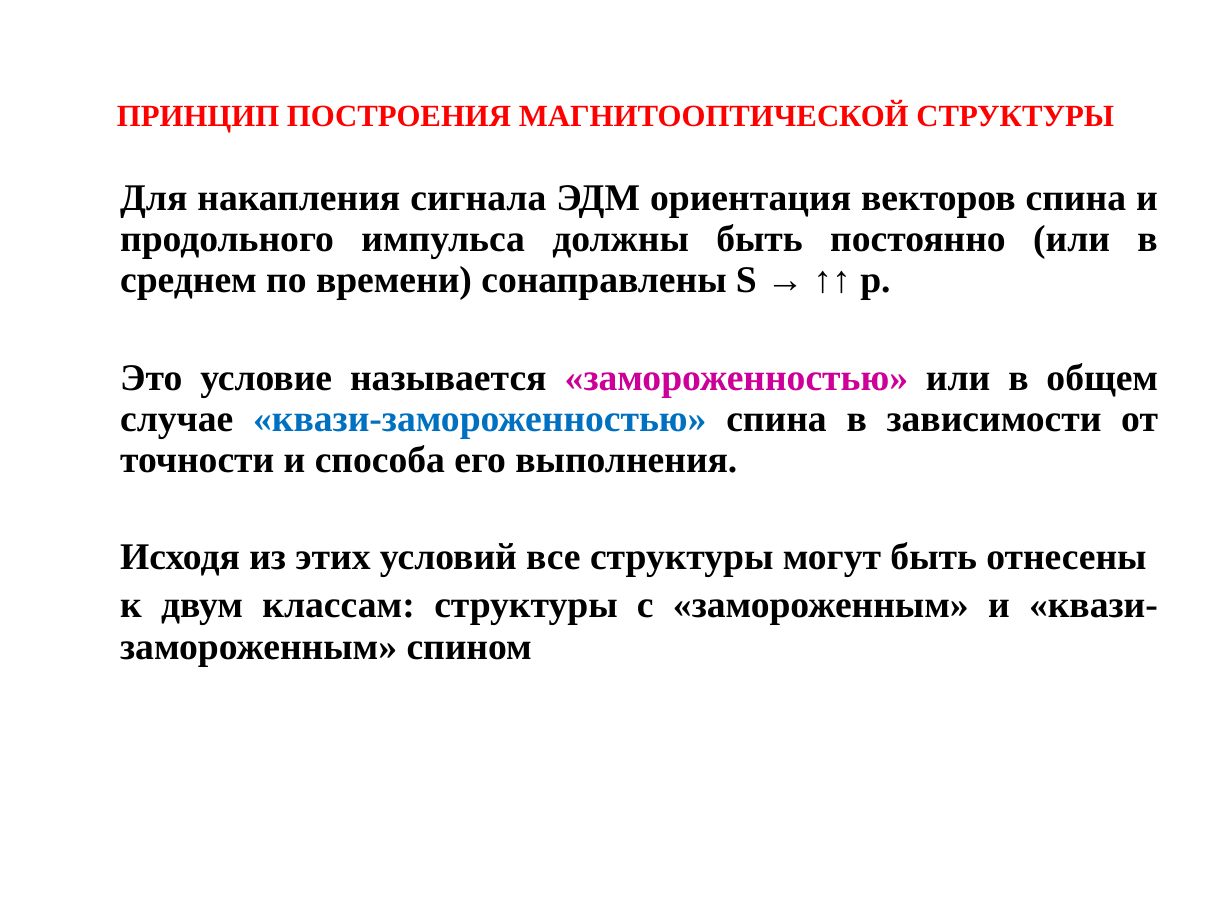
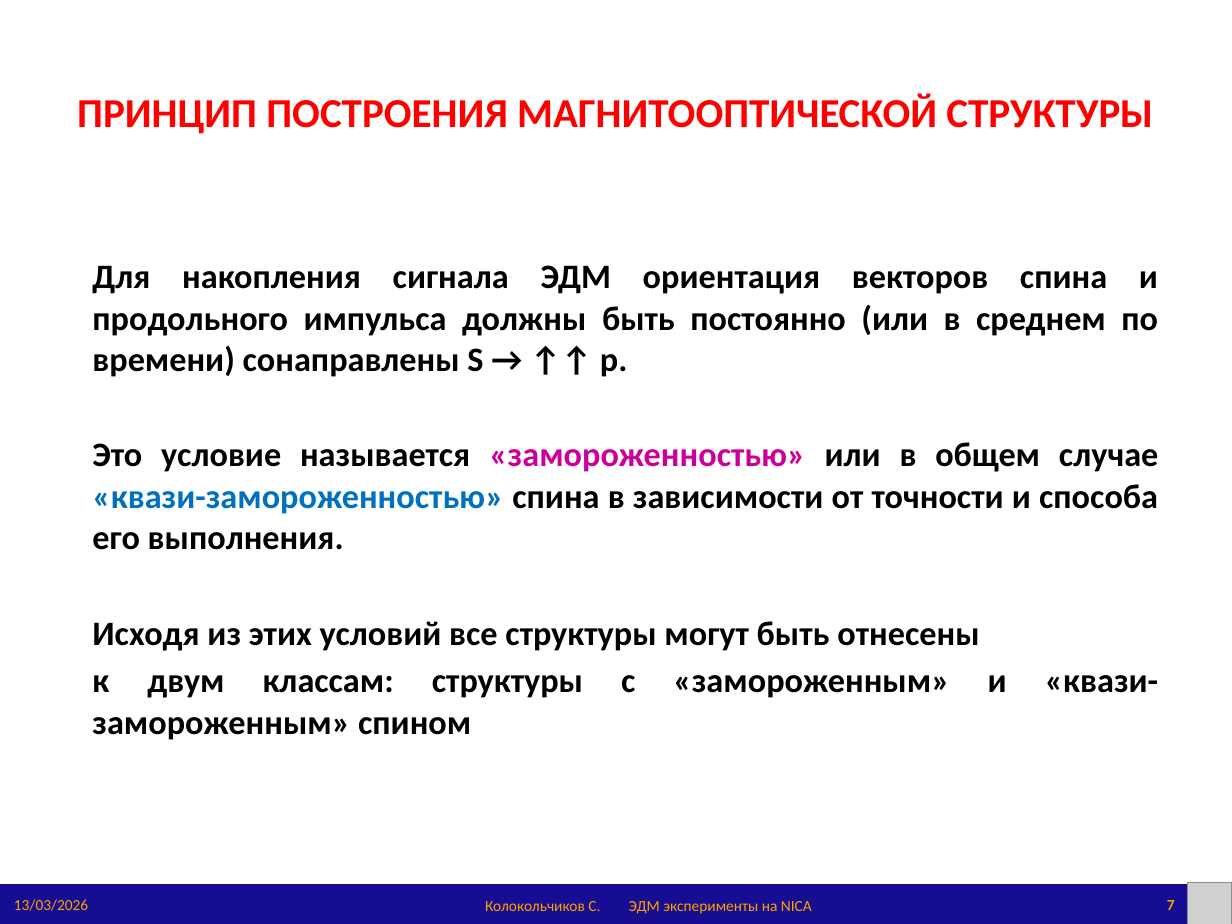
Before and after one commit to sergeybell/article, a slide deck: slide 7 of 2026/СЯФ'26/NSK'26_EDM_Kolokolchikov.pptx. Drawn at 1232x924 pixels with LibreOffice and Linux fonts; fonts in the diff are those of the drawing; grey boxes stand for pictures. Boxes give left, top, right and bottom in pixels: in the first picture for what was removed or moved away, otherwise in the second. Text is boxed around its words. In the diff, an @@ line names an element or a change of style, - is before the commit and + after.

```diff
--- a/2026/СЯФ'26/NSK'26_EDM_Kolokolchikov.pptx
+++ b/2026/СЯФ'26/NSK'26_EDM_Kolokolchikov.pptx
@@ title "ПРИНЦИП ПОСТРОЕНИЯ МАГНИТООПТИЧЕСКОЙ СТРУКТУРЫ" at bbox=[77, 93, 1153, 134]: size 18 to 24 pt, font Times New Roman to Calibri @@
@@ text "Для накопления сигнала ЭДМ ориентация ...": place and size @@
-text "Для накопления сигнала ЭДМ ориентация ..." at bbox=[120, 185, 1158, 667]
+text "Для накопления сигнала ЭДМ ориентация ..." at bbox=[92, 265, 1158, 740]
@@ text at bbox=[92, 265, 1158, 377]: text changed; size 22 to 20 pt; font Times New Roman to Calibri @@
-Для накапления сигнала ЭДМ ориентация векторов спина и продольного импульса должны быть постоянно (или в среднем по времени) сонаправлены S → ↑↑ p.
+Для накопления сигнала ЭДМ ориентация векторов спина и продольного импульса должны быть постоянно (или в среднем по времени) сонаправлены S → ↑↑ p.
@@ text at bbox=[92, 442, 1158, 740]: size 22 to 20 pt, font Times New Roman to Calibri in "Это условие называется «замороженностью» или в общем ...", "Исходя из этих условий все структуры могут ...", "к двум классам: структуры с «замороженным» и ..." @@
@@ rectangle added at bbox=[0, 885, 1232, 924], fill #160D93 @@
@@ text added at bbox=[14, 899, 88, 911], 9 pt, text #FFA100 @@
+13/03/2026
@@ picture added at bbox=[1188, 882, 1232, 924] @@
@@ text added at bbox=[485, 901, 600, 911], 9 pt, text #FFA100 @@
+Колокольчиков С.
@@ text added at bbox=[629, 901, 812, 914], 9 pt, text #FFA100 @@
+ЭДМ эксперименты на NICA
@@ page number added at bbox=[1167, 900, 1175, 910], 9 pt, text #FFA100, bold @@
+7
```
Also in this commit, not shown: 25 other slides changed, 5 slides added, 4 slides removed, 7 other files.
